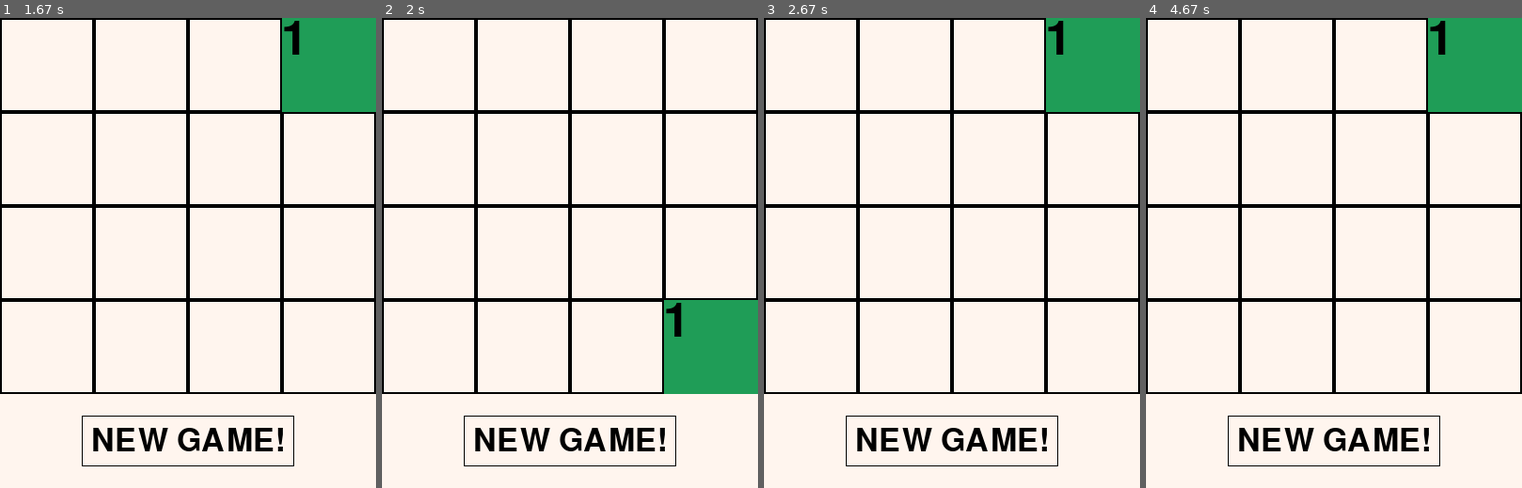
Above: before the commit, frames 1-4 (left to right).
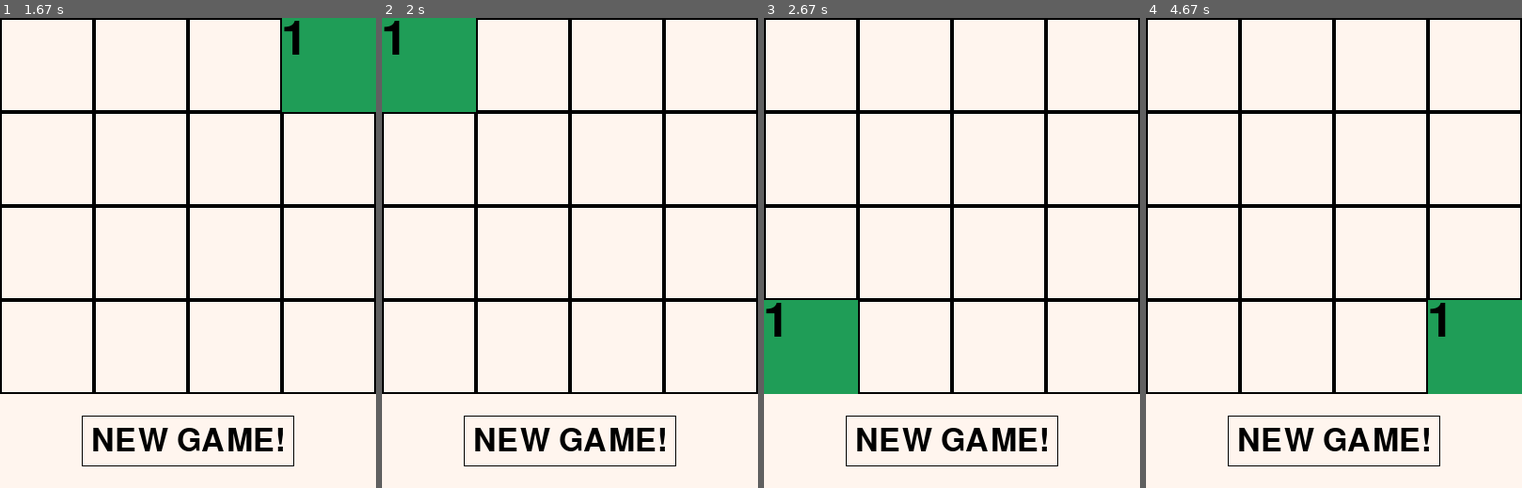
Above: after the commit, the same moments.

Repository: Good-piraT/pygame
Game: pygame game, started from main.py
Two runs of this game, one before a commit and one after it. Both use one fixed random seed, a clock stepped at 60 frames per second and the inputs below.
Inputs:
- Up to frame 1 (1.67 s): hold Right 0.33-0.8 s; hold Up 0.83-1.13 s
- Up to frame 2 (2 s): hold Left from 1.67 s (still down)
- Up to frame 3 (2.67 s): release Left at 2.2 s; hold Down 2.23-2.53 s
- Up to frame 4 (4.67 s): click "NEW GAME!" at 3.05 s; hold Right 3.73-4.37 s; hold Down from 4.4 s (still down)

Frame 1 is identical in both runs. In frame 2, 10% of the frame differs, in the area x 0-100%, y 0-80%; in frame 3, 10%; in frame 4, 10%.

Commit message:
working trick

Diff:
--- a/main.py
+++ b/main.py
@@ -75,8 +75,6 @@
                     type, move_i = 'trans', i
         return type, move_i
 
-    # def move_right(self):
-
     def turn(self, direction):
         self.disg_board = [[0] * self.width for _ in range(self.height)]
         if direction == 'right':
@@ -84,8 +82,8 @@
         elif direction == "left":
             for y in range(4):
                 for x in range(4):
-                    self.disg_board[y][x] = self.board[y][3-x]
-        elif direction == "up":
+                    self.disg_board[y][x] = self.board[3-y][3-x]
+        elif direction == "down":
             for x in range(4):
                 for y in range(4):
                     self.disg_board[y][x] = self.board[x][3-y]
@@ -103,9 +101,9 @@
         elif direction == "left":
             for y in range(4):
                 for x in range(4):
-                    self.board[x][y] = self.disg_board[3 - x][y]
-
-        elif direction == "down":
+                    self.board[y][x] = self.disg_board[3-y][3-x]
+
+        elif direction == "up":
             for x in range(4):
                 for y in range(4):
                     self.board[y][x] = self.disg_board[x][3-y]
@@ -113,7 +111,7 @@
         else:
             for x in range(4):
                 for y in range(4):
-                    self.disg_board[y][x] = self.board[3-x][y]
+                    self.board[y][x] = self.disg_board[3-x][y]
 
 
     def move(self, direction):
